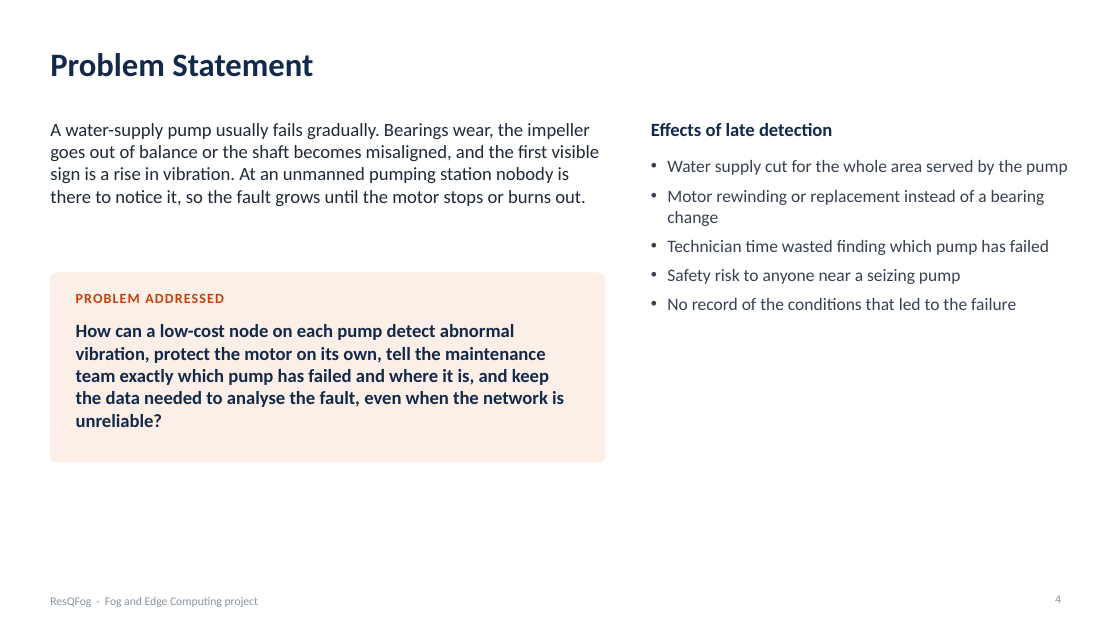
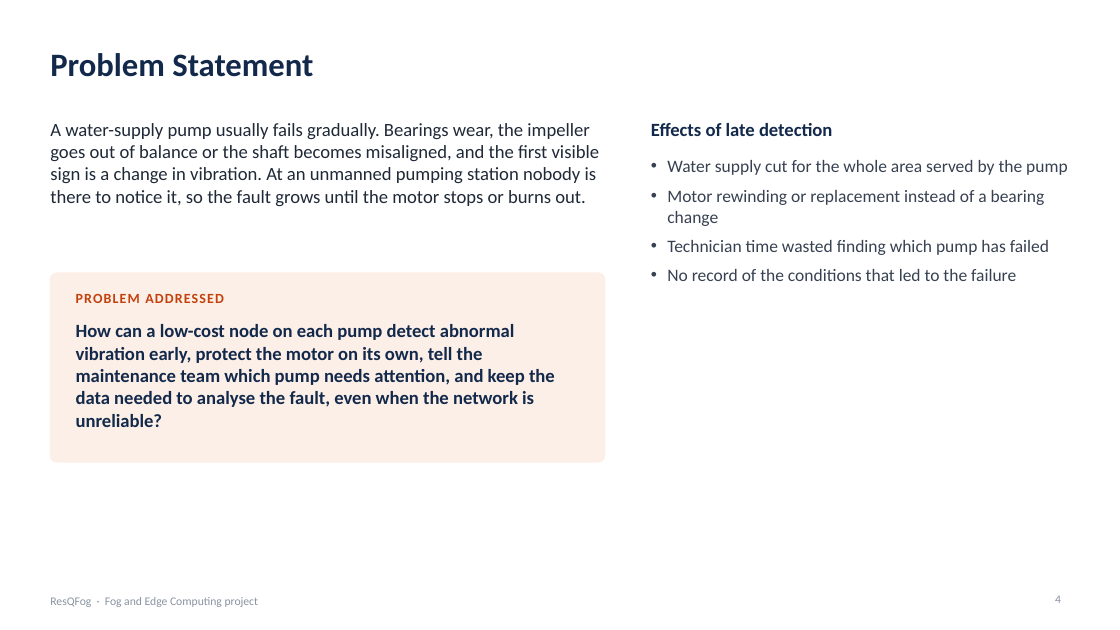
Before and after one commit to Arush-O7/ResQFog, a slide deck: slide 4 of docs/ResQFog_Final_Presentation.pptx. Drawn at 1120x630 pixels with LibreOffice and Linux fonts; fonts in the diff are those of the drawing. Boxes give left, top, right and bottom in pixels: in the first picture for what was removed or moved away, otherwise in the second. Text is boxed around its words. In the diff, an @@ line names an element or a change of style, - is before the commit and + after.

```diff
--- a/docs/ResQFog_Final_Presentation.pptx
+++ b/docs/ResQFog_Final_Presentation.pptx
@@ text at (x1=50, y1=123, x2=600, y2=206): text changed @@
-A water-supply pump usually fails gradually. Bearings wear, the impeller goes out of balance or the shaft becomes misaligned, and the first visible sign is a rise in vibration. At an unmanned pumping station nobody is there to notice it, so the fault grows until the motor stops or burns out.
+A water-supply pump usually fails gradually. Bearings wear, the impeller goes out of balance or the shaft becomes misaligned, and the first visible sign is a change in vibration. At an unmanned pumping station nobody is there to notice it, so the fault grows until the motor stops or burns out.
@@ text at (x1=667, y1=269, x2=961, y2=284): paragraph removed @@
-• Safety risk to anyone near a seizing pump
@@ text at (x1=76, y1=324, x2=555, y2=427): text changed @@
-How can a low-cost node on each pump detect abnormal vibration, protect the motor on its own, tell the maintenance team exactly which pump has failed and where it is, and keep the data needed to analyse the fault, even when the network is unreliable?
+How can a low-cost node on each pump detect abnormal vibration early, protect the motor on its own, tell the maintenance team which pump needs attention, and keep the data needed to analyse the fault, even when the network is unreliable?
```
Also in this commit, not shown: 14 other slides changed, 6 slides added, 9 slides removed, 7 other files.
